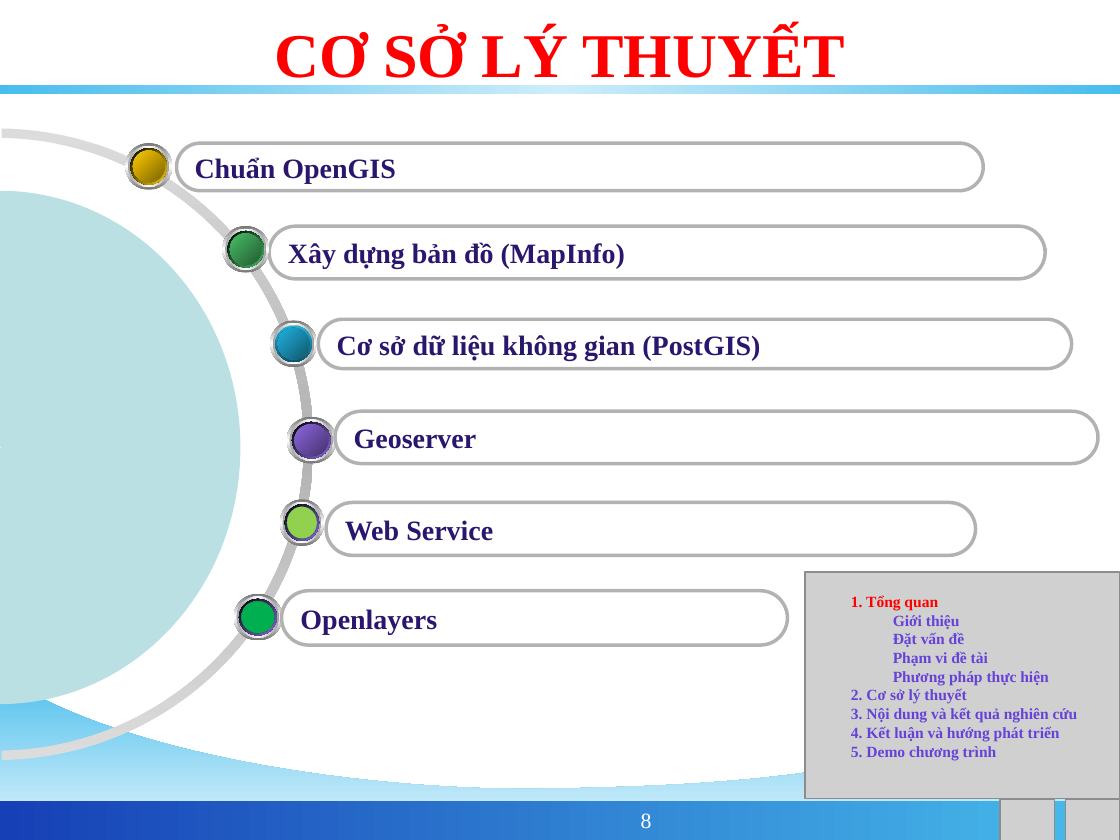
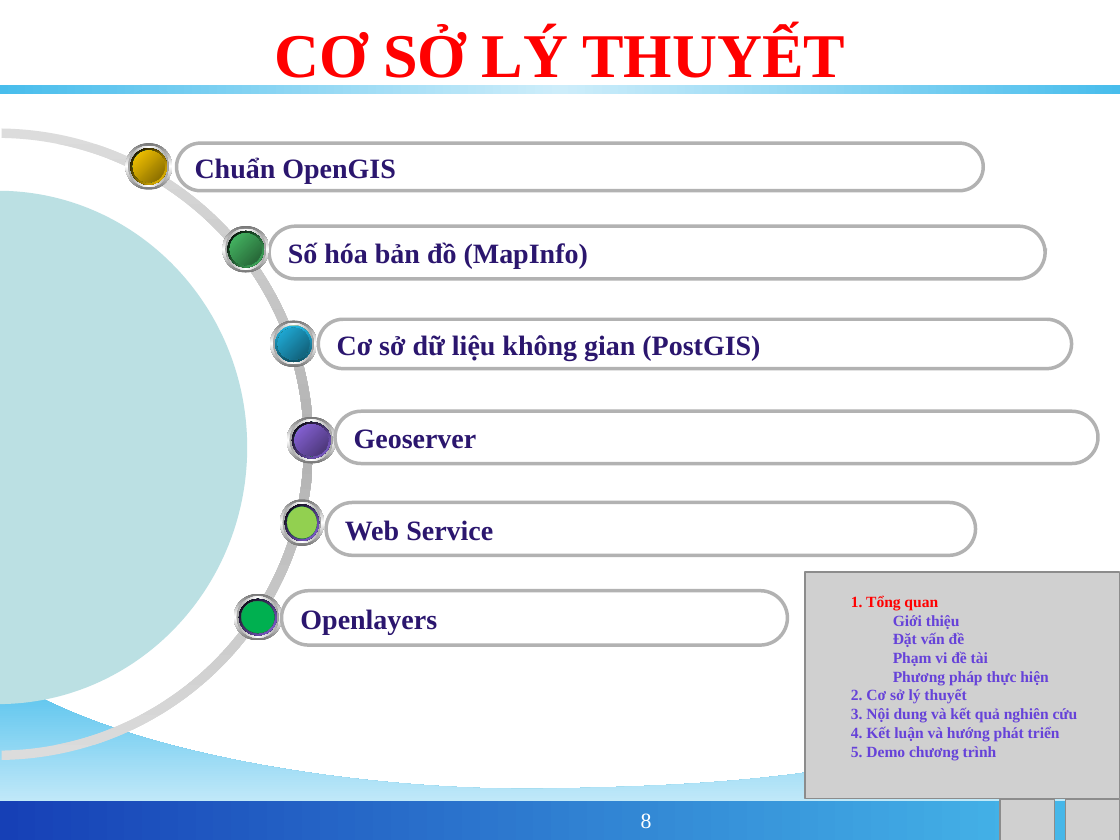
Before and after one commit to phamngsinh/cantho-webgis, a slide deck: slide 8 of Document/Bao Cao/BaoCaoLuanVan.ppt. Drawn at 1120x840 pixels with LibreOffice and Linux fonts; fonts in the diff are those of the drawing; grey boxes stand for pictures; background and template pictures are left out. Boxes give left, top, right and bottom in pixels: in the first picture for what was removed or moved away, otherwise in the second. Text is boxed around its words. In the diff, an @@ line names an element or a change of style, - is before the commit and + after.

```diff
--- a/Document/Bao Cao/BaoCaoLuanVan.ppt
+++ b/Document/Bao Cao/BaoCaoLuanVan.ppt
@@ freeform shape: place and size @@
-freeform shape at [0,192,241,704]
+freeform shape at [0,191,247,704]
@@ text in rounded rectangle at [288,242,588,269]: text changed @@
-Xây dựng bản đồ (MapInfo)
+Số hóa bản đồ (MapInfo)
```
Also in this commit, not shown: 12 other slides changed, 1 slide added, 1 slide removed.
